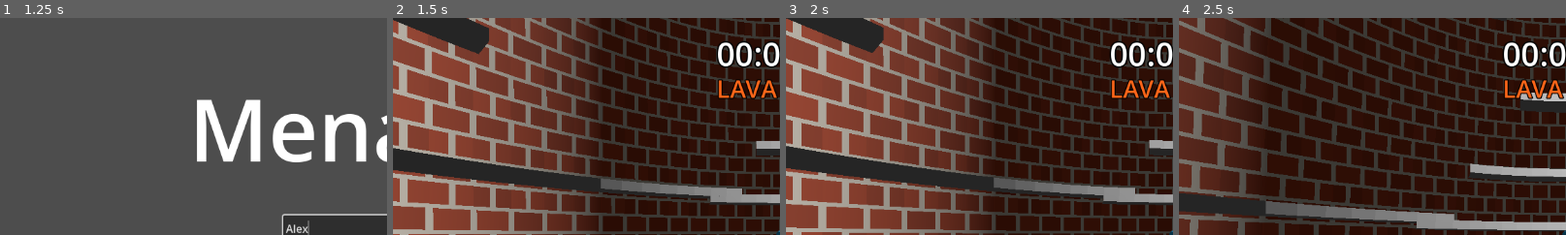
Above: before the commit, frames 1-4 (left to right).
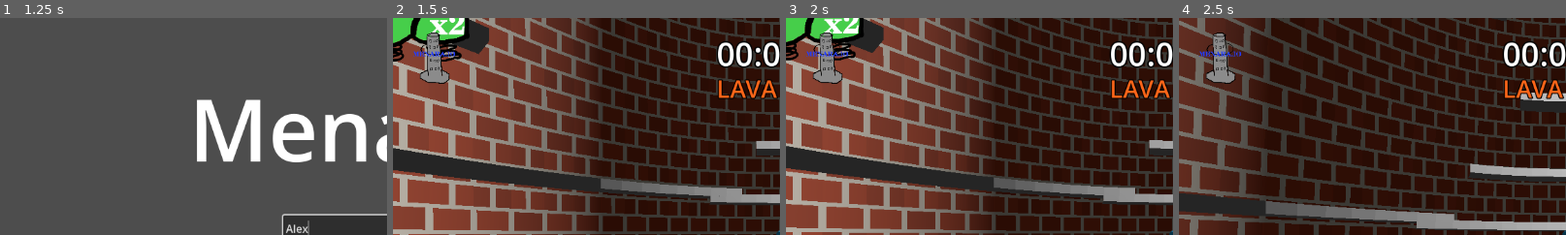
Above: after the commit, the same moments.

Repository: OngYean/menara-io
Game: Godot game, scene res://scenes/main_menu.tscn
The game is run twice, just before and just after one commit, with the same random seed, the same clock (stepped at 60 frames per second) and the same inputs. Sound files missing from this copy of the repository are replaced by a short silence.
Inputs (mouse positions are % of the whole screen's width and height, from its top left):
- Up to frame 1 (1.25 s): click (52, 50) at 0.52 s; type "Alex" at 0.6 s
- Up to frame 2 (1.5 s): click "Singleplayer" at 1.25 s
- Up to frame 3 (2 s): no input
- Up to frame 4 (2.5 s): tap Enter at 2 s; hold D (p1_move_right) from 2.03 s (still down); tap S (p1_fall) at 2.1 s; tap W (p1_jump) at 2.27 s
The pictures show only the part of the screen within x 0-50%, y 0-50%; the shares and areas given below are measured in that part.

Frame 1 is identical in both runs. In frame 2, 3.6% of the frame differs, in the area x 0-20%, y 0-31%; in frame 3, 3.6%, in the area x 0-21%, y 0-31%; in frame 4, 1.1%.

Commit message:
feat: implement player stun/plunge mechanics, double jump system, and add various audio assets and powerup icons.

Diff:
--- a/project.godot
+++ b/project.godot
@@ -13,7 +13,7 @@
 config/name="Menara.io"
 run/main_scene="uid://cgahfto77a6q1"
 config/features=PackedStringArray("4.6", "GL Compatibility")
-config/icon="res://icon.svg"
+config/icon="res://assets/favicon.png"
 
 [autoload]
 
--- a/scripts/game.gd
+++ b/scripts/game.gd
@@ -26,7 +26,7 @@
 ## Troll settings
 @export var troll_start_time: float = 30.0
 @export var troll_interval: float = 15.0
-@export var forced_first_troll: GDScript = preload("res://scripts/trolls/troll_raining_cats_and_dogs.gd")
+@export var forced_first_troll: GDScript = preload("res://scripts/trolls/troll_what_the_flip.gd")
 
 var _generator: Node3D
 var _player1: Node3D
@@ -47,6 +47,8 @@
 var _p2_clouds: ColorRect
 var _p1_film: ColorRect
 var _p2_film: ColorRect
+var _p1_inventory_ui: VBoxContainer
+var _p2_inventory_ui: VBoxContainer
 
 ## UI State
 var _elapsed_time: float = 0.0
@@ -74,9 +76,26 @@
 func _ready() -> void:
 	randomize()
 
+	PowerupManager.is_duo_mode = get_node("/root/Global").game_mode != "singleplayer"
+	PowerupManager.register_powerup(preload("res://scripts/powerups/powerup_double_jump.gd"))
+
+	var bgm := AudioStreamPlayer.new()
+	bgm.stream = preload("res://assets/menara-io-bgm.ogg")
+	bgm.stream.loop = true
+	bgm.bus = &"Master"
+	bgm.volume_linear = 0.5
+	bgm.process_mode = Node.PROCESS_MODE_ALWAYS
+	add_child(bgm)
+	bgm.play()
+
 	_generator = get_node_or_null(platform_generator_path) as Node3D
 	_player1 = get_node_or_null(player1_path) as Node3D
 	_player2 = get_node_or_null(player2_path) as Node3D
+
+	if _player1:
+		_player1.inventory_changed.connect(_update_p1_inventory_ui)
+	if _player2:
+		_player2.inventory_changed.connect(_update_p2_inventory_ui)
 
 	if get_node("/root/Global").game_mode == "singleplayer":
 		if _player2:
@@ -218,6 +237,8 @@
 		_current_troll.end()
 		_current_troll.queue_free()
 		_current_troll = null
+
+	camera_shake_intensity = 0.0
 
 	if _troll_classes.is_empty():
 		return
@@ -450,6 +471,12 @@
 	_p1_film = _create_film_overlay()
 	left_vp.add_child(_p1_film)
 
+	_p1_inventory_ui = VBoxContainer.new()
+	_p1_inventory_ui.set_anchors_and_offsets_preset(Control.PRESET_LEFT_WIDE)
+	_p1_inventory_ui.offset_left = 20
+	_p1_inventory_ui.alignment = BoxContainer.ALIGNMENT_CENTER
+	left_container.add_child(_p1_inventory_ui)
+
 	if is_duo:
 		## --- Right half (Player 2) ---
 		var right_container := SubViewportContainer.new()
@@ -485,6 +512,12 @@
 		_p2_film = _create_film_overlay()
 		right_vp.add_child(_p2_film)
 
+		_p2_inventory_ui = VBoxContainer.new()
+		_p2_inventory_ui.set_anchors_and_offsets_preset(Control.PRESET_RIGHT_WIDE)
+		_p2_inventory_ui.offset_right = -20
+		_p2_inventory_ui.alignment = BoxContainer.ALIGNMENT_CENTER
+		right_container.add_child(_p2_inventory_ui)
+
 	## --- UI Overlay (added last so it renders on top) ---
 	if is_duo:
 		var separator := ColorRect.new()
@@ -508,6 +541,16 @@
 	_timer_label.add_theme_color_override("font_outline_color", Color.BLACK)
 	_timer_label.add_theme_constant_override("outline_size", 8)
 	canvas.add_child(_timer_label)
+
+	## In-game logo
+	var logo := TextureRect.new()
+	logo.texture = preload("res://assets/favicon.png")
+	logo.expand_mode = TextureRect.EXPAND_IGNORE_SIZE
+	logo.stretch_mode = TextureRect.STRETCH_KEEP_ASPECT_CENTERED
+	logo.custom_minimum_size = Vector2(80, 80)
+	logo.offset_left = 20
+	logo.offset_top = 20
+	canvas.add_child(logo)
 
 	## Grace period countdown label
 	_grace_label = Label.new()
@@ -643,3 +686,22 @@
 	mat.shader = preload("res://shaders/moonlanding_film.gdshader")
 	cr.material = mat
 	return cr
+func _update_p1_inventory_ui() -> void:
+	_update_inventory_ui(_player1, _p1_inventory_ui)
+
+func _update_p2_inventory_ui() -> void:
+	_update_inventory_ui(_player2, _p2_inventory_ui)
+
+func _update_inventory_ui(player: Node3D, container: VBoxContainer) -> void:
+	if not player or not container: return
+	for child in container.get_children():
+		child.queue_free()
+
+	for script in player.inventory:
+		var inst = script.new()
+		var rect = TextureRect.new()
+		rect.texture = inst.get_icon()
+		rect.custom_minimum_size = Vector2(80, 80)
+		rect.expand_mode = TextureRect.EXPAND_IGNORE_SIZE
+		rect.stretch_mode = TextureRect.STRETCH_KEEP_ASPECT_CENTERED
+		container.add_child(rect)
--- a/scripts/player.gd
+++ b/scripts/player.gd
@@ -26,8 +26,15 @@
 var wind_force: float = 0.0
 var acceleration_scale: float = 1.0
 
+## Plunge attack / stun state
+var _stun_timer: float = 0.0
+var _is_stunned: bool = false
+var _plunge_accel: float = 200.0
+
 func _ready() -> void:
 	_ensure_input_actions()
+
+signal inventory_changed
 
 var _knockback: Vector3 = Vector3.ZERO
 var inventory: Array[GDScript] = []
@@ -36,19 +43,49 @@
 	_knockback += force
 
 func pickup_powerup(powerup_script: GDScript) -> void:
+	var sfx := AudioStreamPlayer.new()
+	sfx.stream = preload("res://assets/sfx_pickup.ogg")
+	sfx.bus = &"Master"
+	add_child(sfx)
+	sfx.play()
+	sfx.finished.connect(sfx.queue_free)
+
 	inventory.append(powerup_script)
+	inventory_changed.emit()
 	print("Picked up powerup! Inventory size: ", inventory.size())
 
 func _physics_process(delta: float) -> void:
+	## --- Stun countdown ---
+	if _is_stunned:
+		_stun_timer -= delta
+		if _stun_timer <= 0.0:
+			_is_stunned = false
+			_stun_timer = 0.0
+
 	if not is_on_floor():
 		velocity.y -= _gravity * gravity_scale * delta
-		if not fall_disabled and Input.is_action_pressed(action_fall):
+		if not _is_stunned and not fall_disabled and Input.is_action_pressed(action_fall):
 			velocity.y -= 120.0 * delta
 
-	if Input.is_action_just_pressed(action_jump) and is_on_floor():
-		velocity.y = jump_velocity
+	if not _is_stunned:
+		if Input.is_action_just_pressed(action_jump):
+			if is_on_floor():
+				velocity.y = jump_velocity
+				_play_jump_sfx()
+			else:
+				# Check for double jump in inventory
+				for i in range(inventory.size()):
+					var inst = inventory[i].new()
+					if inst.get_powerup_name() == "DOUBLE JUMP":
+						velocity.y = jump_velocity
+						_play_jump_sfx()
+						inventory.remove_at(i)
+						inventory_changed.emit()
+						break
 
-	var turn_input: float = Input.get_action_strength(action_move_right) - Input.get_action_strength(action_move_left)
+	var turn_input: float = 0.0
+	if not _is_stunned:
+		turn_input = Input.get_action_strength(action_move_right) - Input.get_action_strength(action_move_left)
 
 	## Tangent direction: perpendicular to the outward radial, so the player
 	## always runs along the tower wall rather than toward/away from the centre.
@@ -71,6 +108,15 @@
 	move_and_slide()
 	_clamp_inside_tower()
 
+	## --- Plunge attack: check collisions with other players ---
+	for i in get_slide_collision_count():
+		var col = get_slide_collision(i)
+		var collider = col.get_collider()
+		if collider is CharacterBody3D and collider != self and collider.has_method("receive_plunge"):
+			# Attacker must be holding the fall key and coming from above
+			if not _is_stunned and Input.is_action_pressed(action_fall) and global_position.y > collider.global_position.y:
+				collider.receive_plunge()
+
 	if is_on_floor():
 		for i in get_slide_collision_count():
 			var col = get_slide_collision(i)
@@ -78,6 +124,18 @@
 				var collider = col.get_collider()
 				if collider and collider.has_method("on_stepped"):
 					collider.on_stepped()
+
+func receive_plunge() -> void:
+	if _is_stunned:
+		return  # Already stunned, don't stack
+	if is_on_floor():
+		# Grounded: stun for 3 seconds
+		_is_stunned = true
+		_stun_timer = 3.0
+		velocity = Vector3.ZERO
+	else:
+		# Airborne: slam downward
+		velocity.y -= _plunge_accel
 
 func _clamp_inside_tower() -> void:
 	## Pin the player to wall_radius so they are always at a consistent distance
@@ -90,6 +148,14 @@
 
 	global_position.x = tower_center.x + radial.x
 	global_position.z = tower_center.z + radial.y
+
+func _play_jump_sfx() -> void:
+	var sfx := AudioStreamPlayer.new()
+	sfx.stream = preload("res://assets/sfx_jump.ogg")
+	sfx.bus = &"Master"
+	add_child(sfx)
+	sfx.play()
+	sfx.finished.connect(sfx.queue_free)
 
 func _ensure_input_actions() -> void:
 	_add_action_key_if_missing(action_move_left, key_move_left)
--- /dev/null
+++ b/scripts/powerups/powerup_double_jump.gd
@@ -0,0 +1,10 @@
+extends PowerupBase
+
+func get_powerup_name() -> String:
+	return "DOUBLE JUMP"
+
+func get_category() -> Category:
+	return Category.COMMON
+
+func get_icon() -> Texture2D:
+	return preload("res://assets/powerup_doublejump.png")
--- a/scripts/powerups/powerup_pickup.gd
+++ b/scripts/powerups/powerup_pickup.gd
@@ -8,6 +8,24 @@
 
 func setup(script: GDScript) -> void:
 	powerup_script = script
+	if not is_inside_tree(): await ready
+
+	var inst = powerup_script.new()
+	if inst.has_method("get_icon"):
+		var icon = inst.get_icon()
+		if icon:
+			var sprite = get_node_or_null("Sprite3D")
+			if not sprite:
+				sprite = Sprite3D.new()
+				sprite.name = "Sprite3D"
+				sprite.billboard = BaseMaterial3D.BILLBOARD_ENABLED
+				sprite.pixel_size = 0.02
+				add_child(sprite)
+			sprite.texture = icon
+
+			var mesh = get_node_or_null("MeshInstance3D")
+			if mesh: mesh.hide()
+	# inst is RefCounted, will be freed automatically
 
 func _on_body_entered(body: Node) -> void:
 	if body.has_method("pickup_powerup"):
--- /dev/null
+++ b/scripts/trolls/troll_what_the_flip.gd
@@ -0,0 +1,86 @@
+extends TrollBase
+
+## "What The Flip" — performs a full 360-degree barrel roll of the entire
+## tower and platforms around the midpoint between lava and the highest player
+## over 3 seconds.  Players keep their world-space position. Everything ends upright.
+
+var _flip_pivot_y: float = 0.0
+var _nodes_to_flip: Array[Node3D] = []
+var _start_states: Array[Dictionary] = []
+
+func start() -> void:
+	_flip_world()
+
+func _flip_world() -> void:
+	## 1.  Determine the vertical pivot — midpoint between lava and highest player.
+	var highest_y := -1000.0
+	if game._player1 and game._p1_alive:
+		highest_y = maxf(highest_y, game._player1.global_position.y)
+	if game._player2 and game._p2_alive:
+		highest_y = maxf(highest_y, game._player2.global_position.y)
+	if highest_y < -500.0:
+		return
+
+	_flip_pivot_y = (game._lava_y + highest_y) * 0.5
+
+	_nodes_to_flip.clear()
+	_start_states.clear()
+
+	## 2.  Collect tower mesh segments
+	if game._tower:
+		_nodes_to_flip.append(game._tower)
+	for child in game.get_children():
+		if child is MeshInstance3D and child != game._tower:
+			_nodes_to_flip.append(child)
+
+	## 3.  Collect every platform under the generator.
+	if game._generator:
+		for child in game._generator.get_children():
+			if child is StaticBody3D:
+				_nodes_to_flip.append(child)
+				## Despawn any powerup pickups on this platform to add to the chaos.
+				for grandchild in child.get_children():
+					if grandchild is Area3D:
+						grandchild.queue_free()
+
+	## 4. Record start states
+	for node in _nodes_to_flip:
+		var sy = node.global_position.y
+		var sr = node.rotation.x
+		_start_states.append({"y": sy, "rot_x": sr})
+
+	## 5. Animate a full 360 degree spin over 12 seconds with screen shake
+	game.camera_shake_intensity = 3.0
+	var tw := game.create_tween()
+	tw.tween_method(_animate_flip, 0.0, 1.0, 12.0).set_trans(Tween.TRANS_SINE).set_ease(Tween.EASE_IN_OUT)
+	tw.tween_callback(func():
+		game.camera_shake_intensity = 0.0
+
+		## Secretly revert the tower to its exact original orientation/position
+		## just in case floating point errors accumulated.
+		for i in range(_nodes_to_flip.size()):
+			var node = _nodes_to_flip[i]
+			if is_instance_valid(node) and node is MeshInstance3D:
+				node.global_position.y = _start_states[i]["y"]
+				node.rotation.x = _start_states[i]["rot_x"]
+
+		if game._generator and game._generator.has_method("extend_to"):
+			game._generator.extend_to(highest_y)
+	)
+
+func _animate_flip(t: float) -> void:
+	var angle := t * TAU # 360 degrees (two 180 flips)
+	for i in range(_nodes_to_flip.size()):
+		var node = _nodes_to_flip[i]
+		if is_instance_valid(node):
+			var start = _start_states[i]
+			node.global_position.y = _flip_pivot_y + cos(angle) * (start["y"] - _flip_pivot_y)
+			node.rotation.x = start["rot_x"] + angle
+
+func end() -> void:
+	## The world has already done a full 360 spin and is upright again,
+	## so no reverse animation is needed!
+	pass
+
+func get_troll_name() -> String:
+	return "WHAT THE FLIP"
--- a/scripts/trolls/troll_wind.gd
+++ b/scripts/trolls/troll_wind.gd
@@ -1,8 +1,15 @@
 extends TrollBase
 
 var _wind_dir: float = 1.0
+var _sfx: AudioStreamPlayer
 
 func start() -> void:
+	_sfx = AudioStreamPlayer.new()
+	_sfx.stream = preload("res://assets/sfx_wind.ogg")
+	_sfx.bus = &"Master"
+	add_child(_sfx)
+	_sfx.play()
+
 	_wind_dir = 1.0 if randf() > 0.5 else -1.0
 	var strength := 15.0 * _wind_dir
 
@@ -26,6 +33,11 @@
 			tw.tween_method(func(v: float): mat.set_shader_parameter("intensity", v), 0.0, 1.0, 1.0)
 
 func end() -> void:
+	if _sfx:
+		var tw_sfx := game.create_tween()
+		tw_sfx.tween_property(_sfx, "volume_db", -80.0, 1.0)
+		tw_sfx.tween_callback(_sfx.queue_free)
+
 	if game._player1:
 		game._player1.wind_force = 0.0
 	if game._player2:
Not shown, added: assets/menara-io-bgm.ogg.import
Not shown, added: assets/sfx_flashbang_voice.ogg.import
Not shown, added: assets/sfx_fly.ogg.import
Not shown, added: assets/sfx_jump.ogg.import
Not shown, added: assets/sfx_pickup.ogg.import
Not shown, added: assets/sfx_pop.ogg.import
Not shown, added: assets/sfx_wind.ogg.import
Not shown, added: scripts/powerups/powerup_double_jump.gd.uid
Not shown, added: scripts/trolls/troll_what_the_flip.gd.uid
Not shown, added: assets/menara-io-bgm.ogg
Not shown, added: assets/sfx_flashbang_voice.ogg
Not shown, added: assets/sfx_fly.ogg
(and 4 more such lines)
